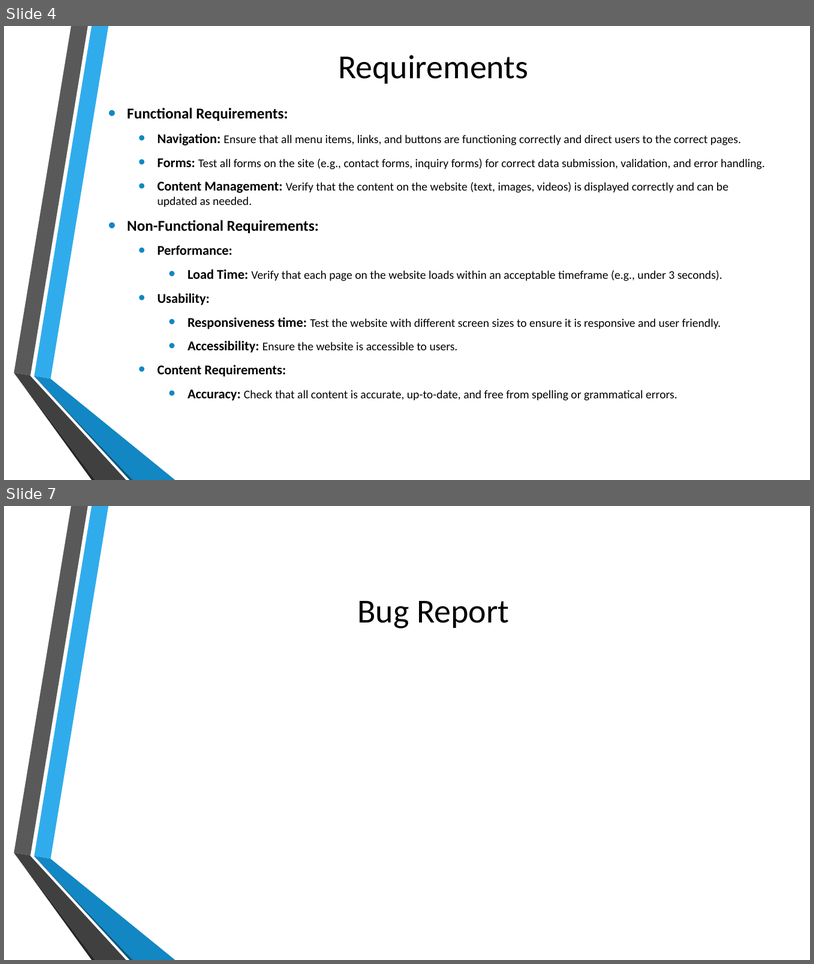
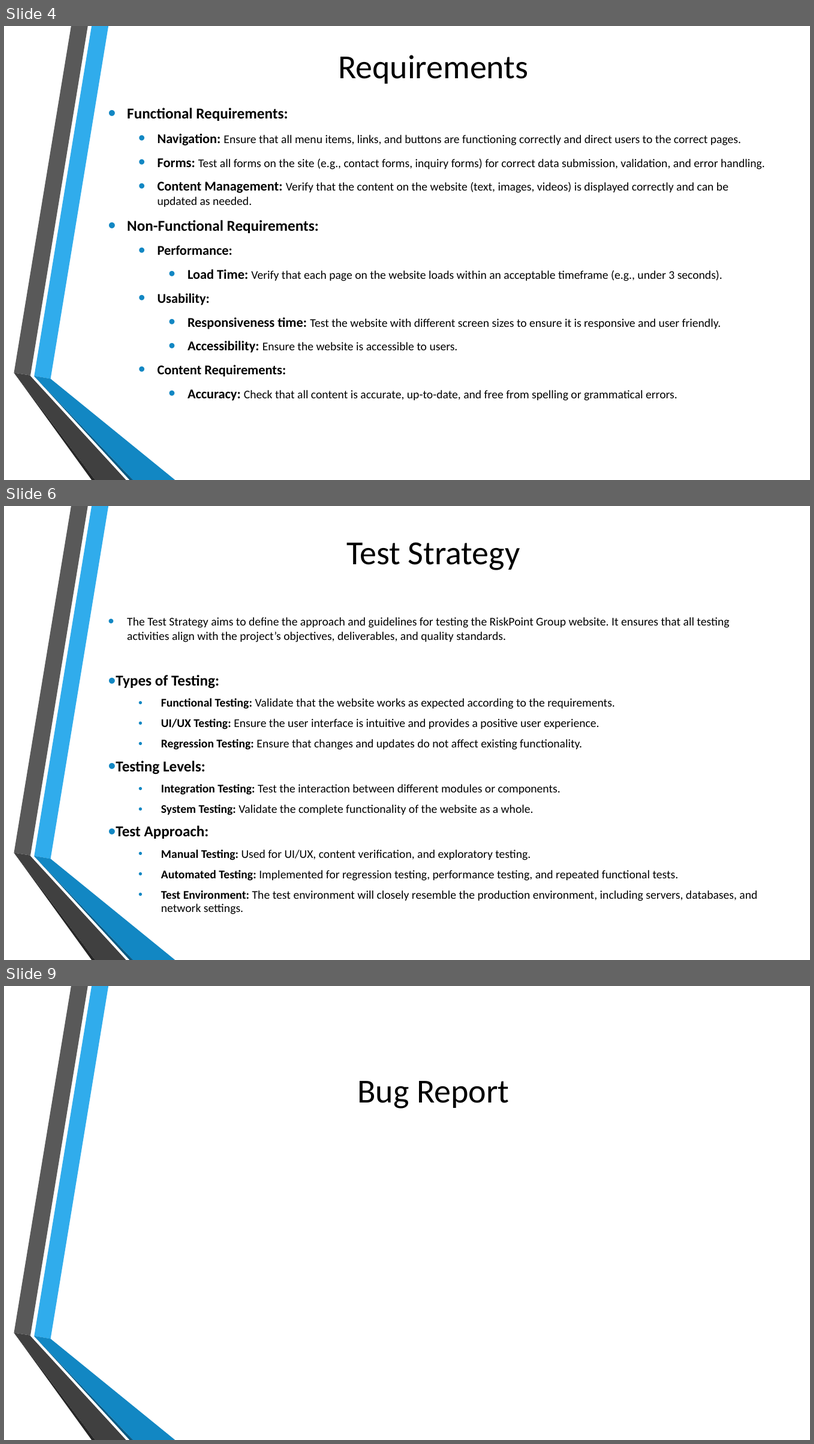
Before and after one commit to rohinitornal/riskpoint, a slide deck: SW Test Demo.pptx. Shown one above the other, each under a label of ours: slides 4 and 7 before the commit, slides 4, 6 and 9 after it; the slides between them are not shown. The pictures are 814x964 and 814x1444 pixels, drawn with LibreOffice and Linux fonts; fonts in the diff are those of the drawing; background and template pictures are left out. Boxes give left, top, right and bottom in pixels: in the first picture for what was removed or moved away, otherwise in the second. Text is boxed around its words. In the diff, an @@ line names an element or a change of style, - is before the commit and + after.

```diff
--- a/SW Test Demo.pptx
+++ b/SW Test Demo.pptx
@@ slide 6 added at (4,506,810,960), background picture (left out); not listed: 6 template elements that a slide beside it also shows @@
@@ title added at (347,542,521,570), 40 pt, text #000000 @@
+Test Strategy
@@ text added at (116,617,758,914), 14 pt, text #000000 @@
+• The Test Strategy aims to define the approach and guidelines for testing the RiskPoint Group website. It ensures that all testing activities align with the project’s objectives, deliverables, and quality standards.
+• Types of Testing:
+  • Functional Testing: Validate that the website works as expected according to the requirements.
+  • UI/UX Testing: Ensure the user interface is intuitive and provides a positive user experience.
+  • Regression Testing: Ensure that changes and updates do not affect existing functionality.
+• Testing Levels:
+  • Integration Testing: Test the interaction between different modules or components.
+  • System Testing: Validate the complete functionality of the website as a whole.
+• Test Approach:
+  • Manual Testing: Used for UI/UX, content verification, and exploratory testing.
+  • Automated Testing: Implemented for regression testing, performance testing, and repeated functional tests.
+  • Test Environment: The test environment will closely resemble the production environment, including servers, databases, and network settings.
@@ what was slide 7 is now slide 9 @@
```
Also in this commit, not shown: 3 slides changed, 1 other slide added, 1 other file.
